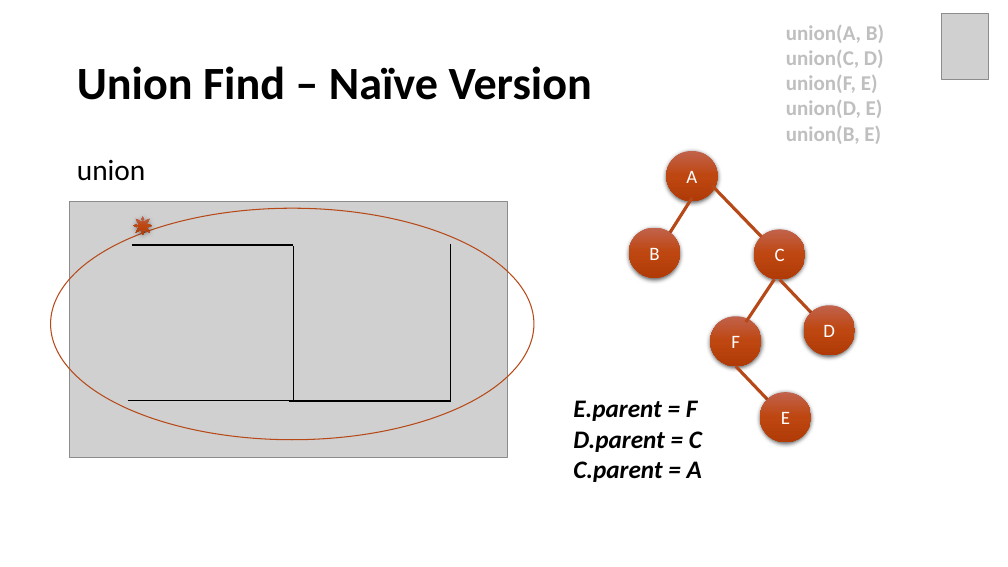
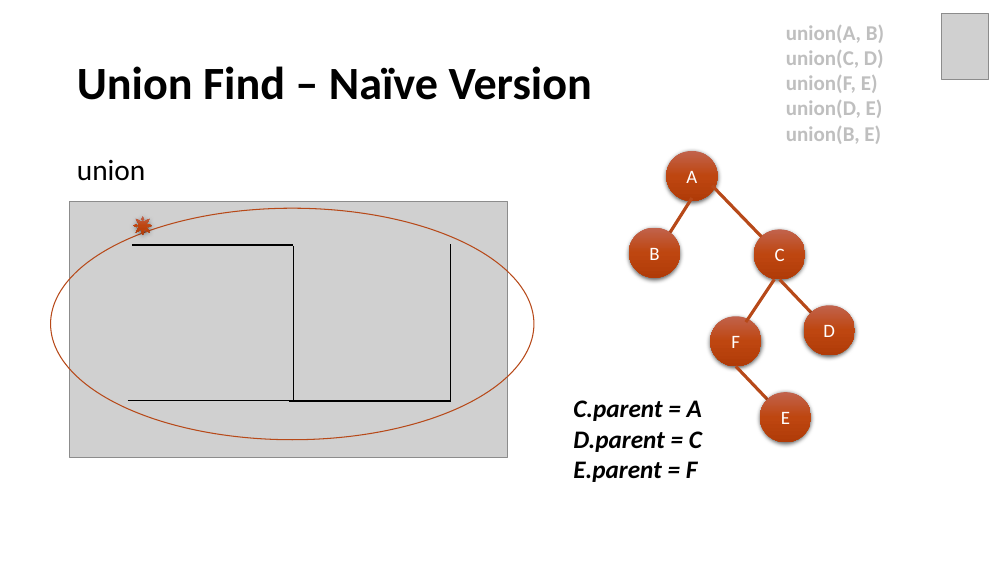
Before and after one commit to Neo-Hao/union-find, a slide deck: slide 26 of slides.pptx. Drawn at 1008x567 pixels with LibreOffice and Linux fonts; fonts in the diff are those of the drawing; grey boxes stand for pictures. Boxes give left, top, right and bottom in pixels: in the first picture for what was removed or moved away, otherwise in the second. Text is boxed around its words. In the diff, an @@ line names an element or a change of style, - is before the commit and + after.

```diff
--- a/slides.pptx
+++ b/slides.pptx
@@ text at box(573, 400, 702, 452): paragraphs added @@
+C.parent = A
+D.parent = C
@@ text at box(573, 431, 702, 482): paragraphs removed @@
-D.parent = C
-C.parent = A
```
Also in this commit, not shown: 9 other slides changed, 2 slides added, 4 other files.
